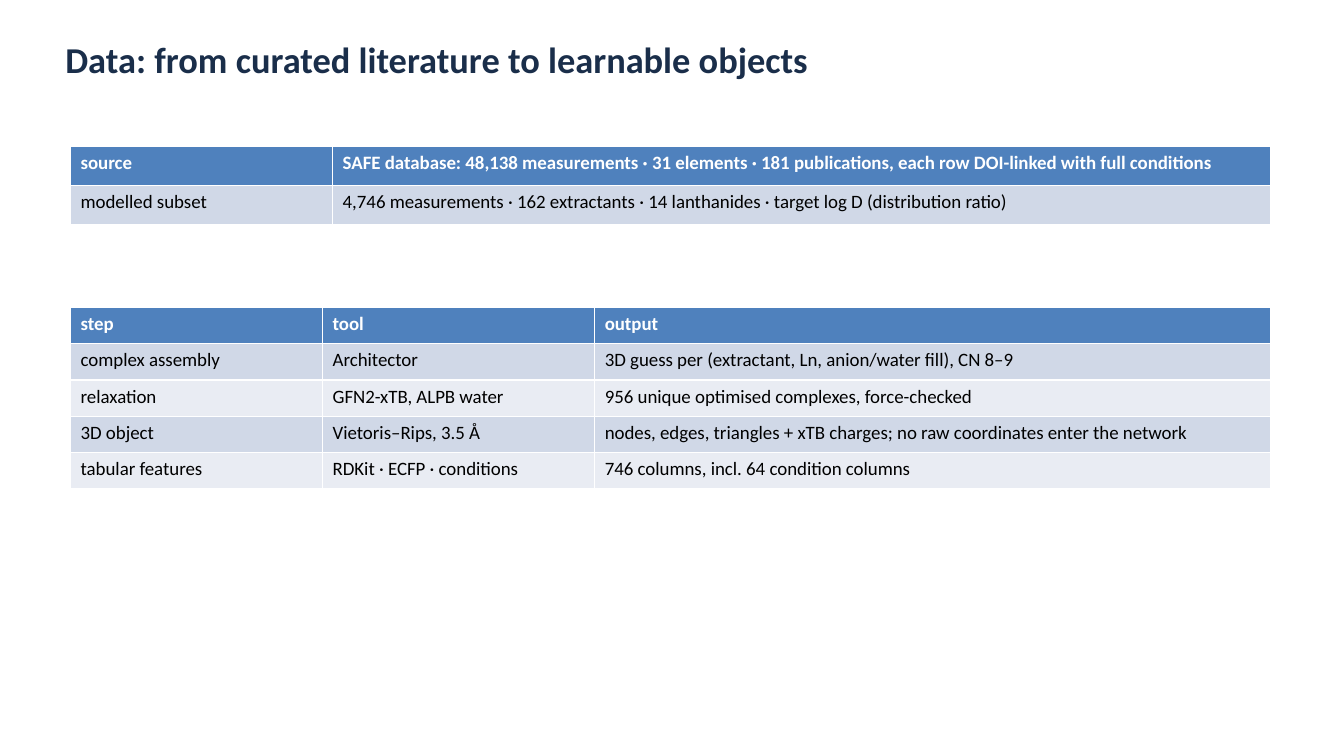
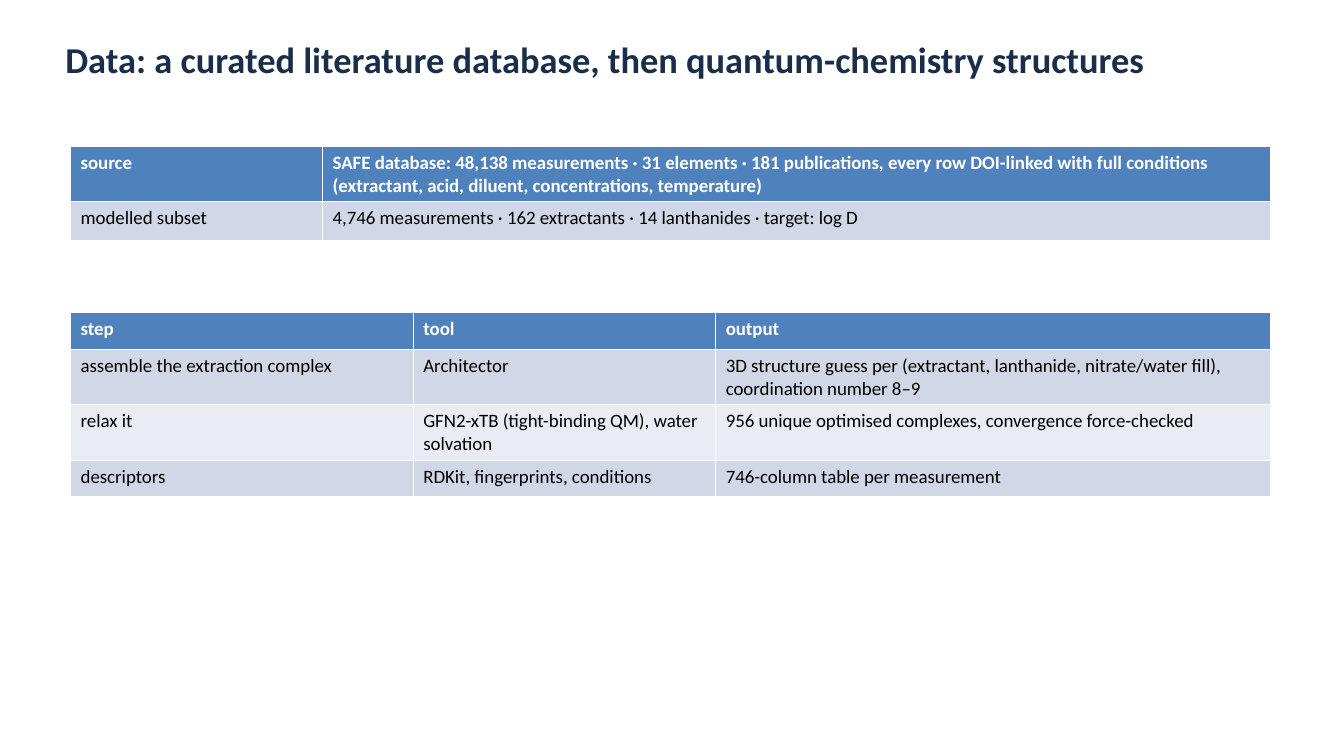
Before and after one commit to mironovb/lanthanidestrain, a slide deck: slide 3 of docs/vogiatzis_condensed_2026-08.pptx (slide 2 before the commit). Drawn at 1344x756 pixels with LibreOffice and Linux fonts; fonts in the diff are those of the drawing. Boxes give left, top, right and bottom in pixels: in the first picture for what was removed or moved away, otherwise in the second. Text is boxed around its words. In the diff, an @@ line names an element or a change of style, - is before the commit and + after.

```diff
--- a/docs/vogiatzis_condensed_2026-08.pptx
+++ b/docs/vogiatzis_condensed_2026-08.pptx
@@ text at (65, 47, 1144, 79): text changed @@
-Data: from curated literature to learnable objects
+Data: a curated literature database, then quantum-chemistry structures
@@ table at (71, 146, 1270, 232) @@
-row 1, column 2: SAFE database: 48,138 measurements · 31 elements · 181 publications, each row DOI-linked with full conditions
+row 1, column 2: SAFE database: 48,138 measurements · 31 elements · 181 publications, every row DOI-linked with full conditions (extractant, acid, diluent, concentrations, temperature)
-row 2, column 2: 4,746 measurements · 162 extractants · 14 lanthanides · target log D (distribution ratio)
+row 2, column 2: 4,746 measurements · 162 extractants · 14 lanthanides · target: log D
@@ table at (71, 313, 1270, 491) @@
-row 2: complex assembly | Architector | 3D guess per (extractant, Ln, anion/water fill), CN 8–9
-row 3: relaxation | GFN2-xTB, ALPB water | 956 unique optimised complexes, force-checked
-row 4: 3D object | Vietoris–Rips, 3.5 Å | nodes, edges, triangles + xTB charges; no raw coordinates enter the network
-row 5: tabular features | RDKit · ECFP · conditions | 746 columns, incl. 64 condition columns
+row 2: assemble the extraction complex | Architector | 3D structure guess per (extractant, lanthanide, nitrate/water fill), coordination number 8–9
+row 3: relax it | GFN2-xTB (tight-binding QM), water solvation | 956 unique optimised complexes, convergence force-checked
+row 4: descriptors | RDKit, fingerprints, conditions | 746-column table per measurement
@@ table: place and size @@
-table at (71, 308, 1270, 489)
+table at (71, 313, 1270, 491)
```
Also in this commit, not shown: 2 other slides changed, 9 slides added, 5 slides removed, 5 other files.
